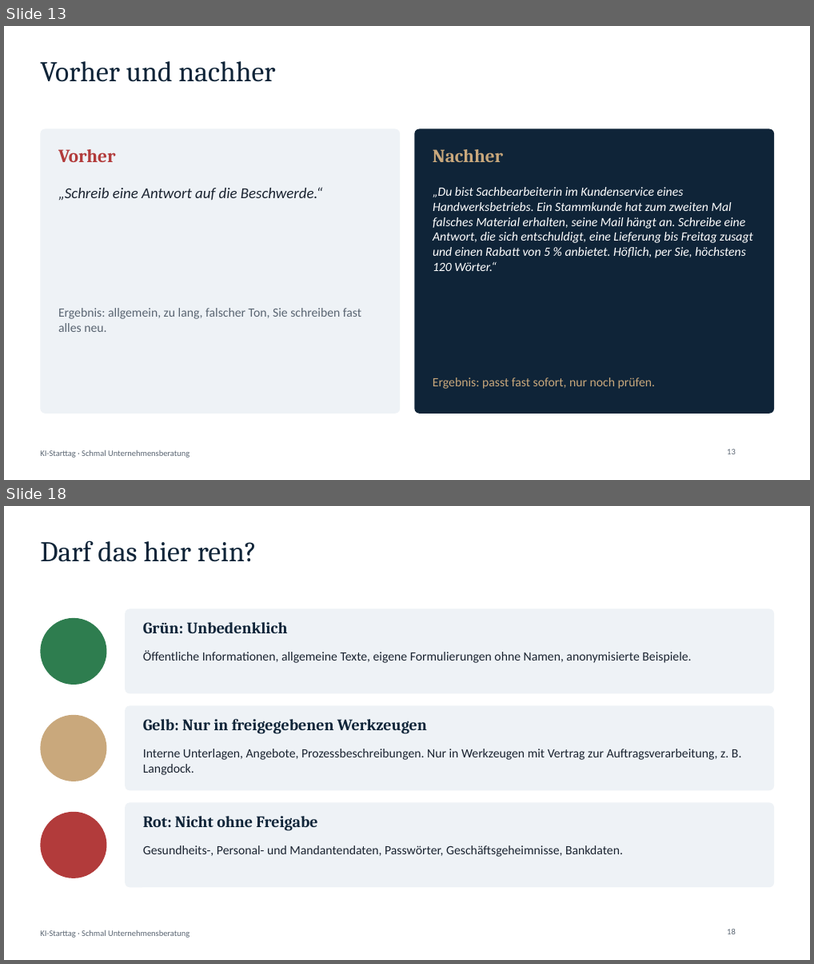
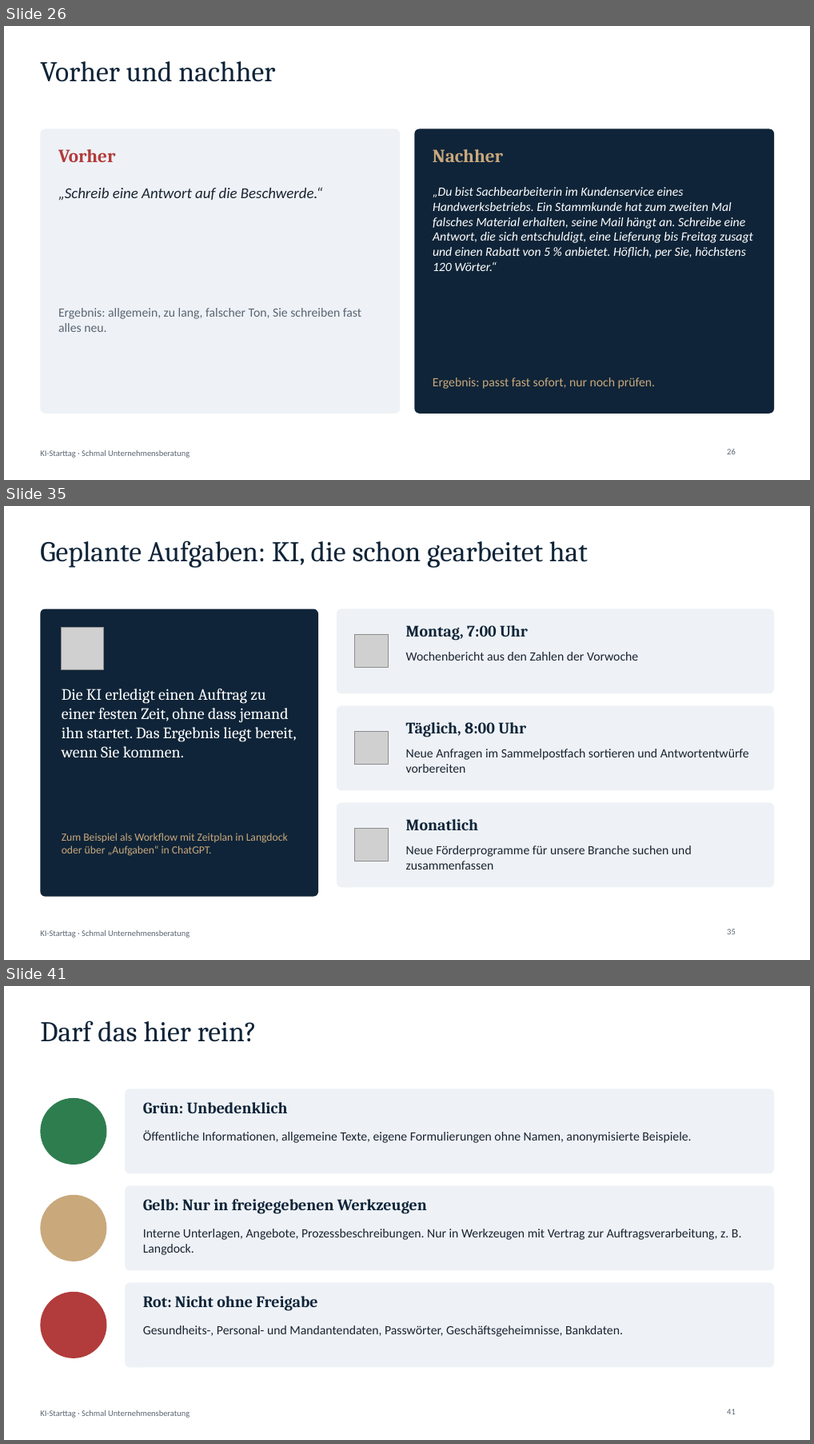
Before and after one commit to ESUnternehmensberatung/schmal-unternehmensberatung-website, a slide deck: starttag/KI-Starttag-Praesentation.pptx. Shown one above the other, each under a label of ours: slides 13 and 18 before the commit, slides 26, 35 and 41 after it; the slides between them are not shown. The pictures are 814x964 and 814x1444 pixels, drawn with LibreOffice and Linux fonts; fonts in the diff are those of the drawing; grey boxes stand for pictures; background and template pictures are left out. Boxes give left, top, right and bottom in pixels: in the first picture for what was removed or moved away, otherwise in the second. Text is boxed around its words. In the diff, an @@ line names an element or a change of style, - is before the commit and + after.

```diff
--- a/starttag/KI-Starttag-Praesentation.pptx
+++ b/starttag/KI-Starttag-Praesentation.pptx
@@ slide 35 added at (4, 506, 810, 960), background #FFFFFF; not listed: 1 template element that a slide beside it also shows @@
@@ title added at (40, 540, 588, 568), 34 pt, text #0F2438 @@
+Geplante Aufgaben: KI, die schon gearbeitet hat
@@ rounded rectangle added at (40, 609, 318, 896), fill #0F2438 @@
@@ rounded rectangle added at (337, 609, 774, 693), fill #EEF2F6 @@
@@ text added at (406, 625, 528, 640), 19 pt, text #0F2438, bold @@
+Montag, 7:00 Uhr
@@ picture added at (62, 627, 104, 669) @@
@@ picture added at (355, 634, 388, 668) @@
@@ text added at (406, 652, 638, 660), 15 pt, text #1A2330 @@
+Wochenbericht aus den Zahlen der Vorwoche
@@ text added at (62, 688, 297, 757), 19 pt, text #FFFFFF @@
+Die KI erledigt einen Auftrag zu einer festen Zeit, ohne dass jemand ihn startet. Das Ergebnis liegt bereit, wenn Sie kommen.
@@ rounded rectangle added at (337, 706, 774, 790), fill #EEF2F6 @@
@@ picture added at (355, 731, 388, 764) @@
@@ text added at (406, 722, 526, 737), 19 pt, text #0F2438, bold @@
+Täglich, 8:00 Uhr
@@ text added at (406, 748, 750, 772), 15 pt, text #1A2330 @@
+Neue Anfragen im Sammelpostfach sortieren und Antwortentwürfe vorbereiten
@@ rounded rectangle added at (337, 803, 774, 887), fill #EEF2F6 @@
@@ text added at (62, 832, 288, 856), 13 pt, text #C9A87C @@
+Zum Beispiel als Workflow mit Zeitplan in Langdock oder über „Aufgaben“ in ChatGPT.
@@ picture added at (355, 828, 388, 861) @@
@@ text added at (406, 819, 478, 830), 19 pt, text #0F2438, bold @@
+Monatlich
@@ text added at (406, 845, 692, 869), 15 pt, text #1A2330 @@
+Neue Förderprogramme für unsere Branche suchen und zusammenfassen
@@ page number added at (727, 928, 736, 934), 10 pt, text #5A6572 @@
+35
@@ what was slide 13 is now slide 26 @@
@@ page number at (727, 448, 736, 454): text changed @@
-13
+26
@@ what was slide 18 is now slide 41 @@
@@ page number at (727, 1408, 736, 1414): text changed @@
-18
+41
```
Also in this commit, not shown: 13 slides changed, 24 other slides added, 4 other files.
